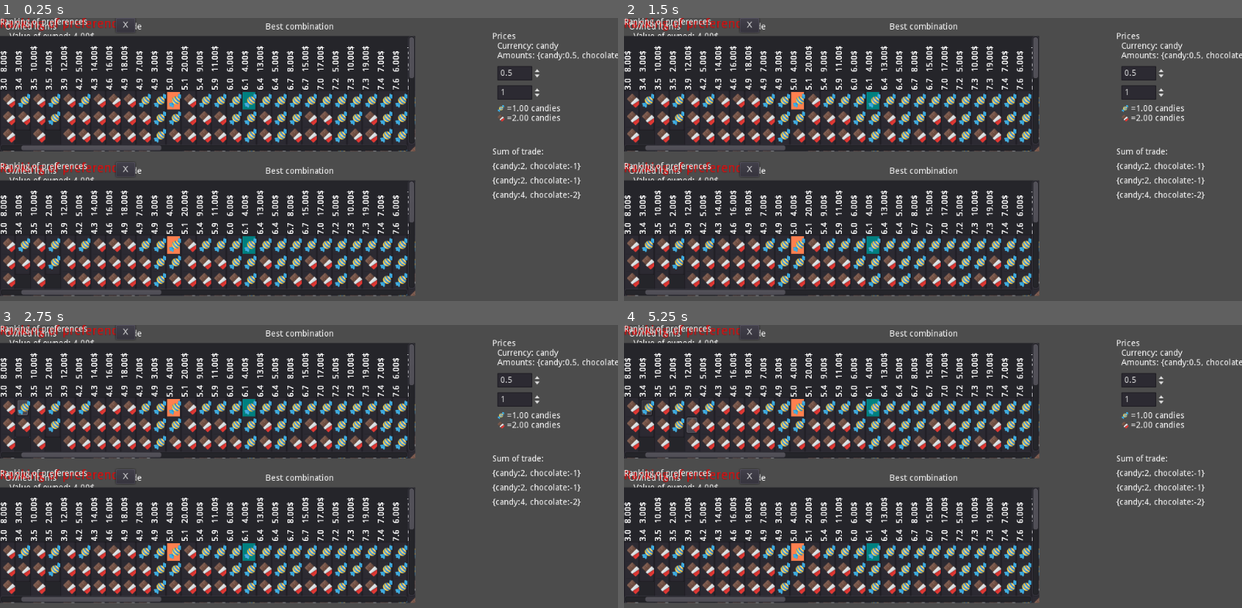
Above: before the commit, frames 1-4 (two rows, left to right).
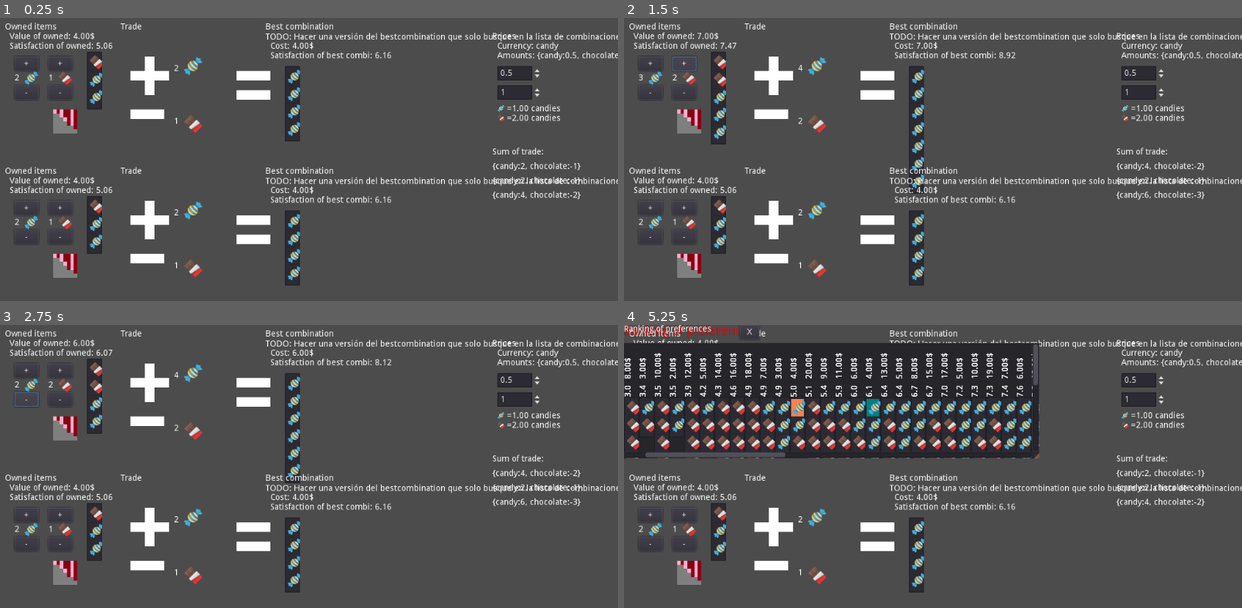
Above: after the commit, the same moments.

Repository: carlostgit/Prices
Game: Godot game, scene res://MainScene.tscn
Two runs of this game, one before a commit and one after it. Both use one fixed random seed, a clock stepped at 60 frames per second and the inputs below. The engine's default icon, where the game draws it, is replaced by a stand-in: a white triangle on a blue panel in a dark square.
Inputs (mouse positions are in pixels of both pictures, inside the frame that each line leads up to):
- Up to frame 1 (0.25 s): no input
- Up to frame 2 (1.5 s): click "+" at 0.5 s; click "+" at 1.25 s
- Up to frame 3 (2.75 s): click "-" at 2 s
- Up to frame 4 (5.25 s): click "-" at 2.75 s; click (654, 384) at 3.52 s; click (691, 384) at 4.27 s; click (691, 429) at 5.02 s

The runs differ from the first frame. In frame 1, 52% of the frame differs, in the area x 0-100%, y 0-99%; in frame 2, 52%; in frame 3, 52%; in frame 4, 26%.

Commit message:
añado método get_combidict_satisfaction() en combinationItemList

Diff:
--- a/CombinationItemList.gd
+++ b/CombinationItemList.gd
@@ -254,3 +254,6 @@
 	_combidict_satisfaction = {}
 	_combidict_price = {}
 	_combidicts = []
+
+func get_combidict_satisfaction()->Dictionary:
+	return _combidict_satisfaction
--- a/PersonScene.tscn
+++ b/PersonScene.tscn
@@ -68,7 +68,8 @@
 margin_left = 48.0
 margin_right = 168.0
 margin_bottom = 16.0
-text = "Best combination"
+text = "Best combination
+TODO: Hacer una versión del bestcombination que solo busque en la lista de combinaciones del RankingOfPreferences"
 __meta__ = {
 "_edit_use_anchors_": false
 }
@@ -322,6 +323,7 @@
 }
 
 [node name="RankingOfPreferences" type="Control" parent="."]
+visible = false
 margin_right = 432.0
 margin_bottom = 216.0
 mouse_filter = 1
